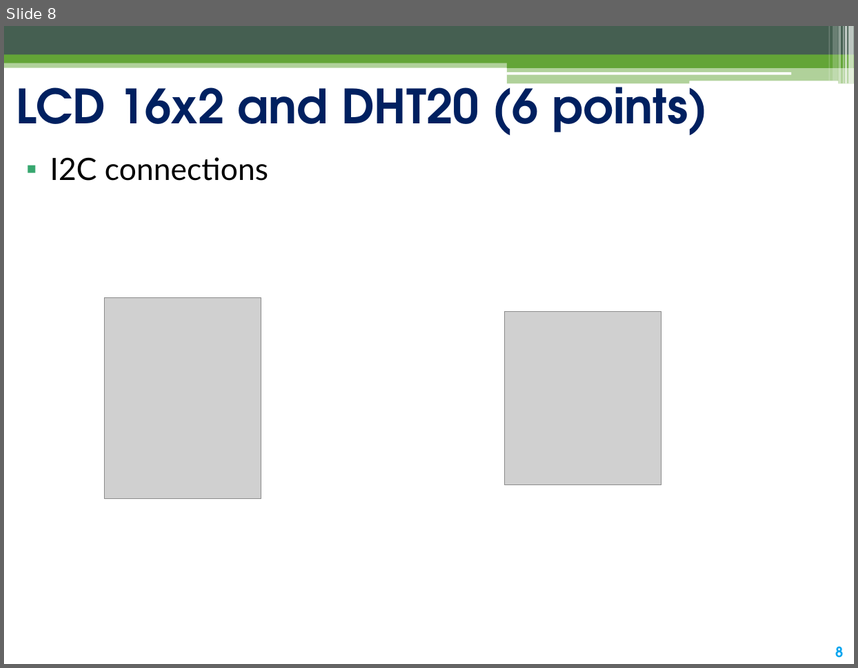
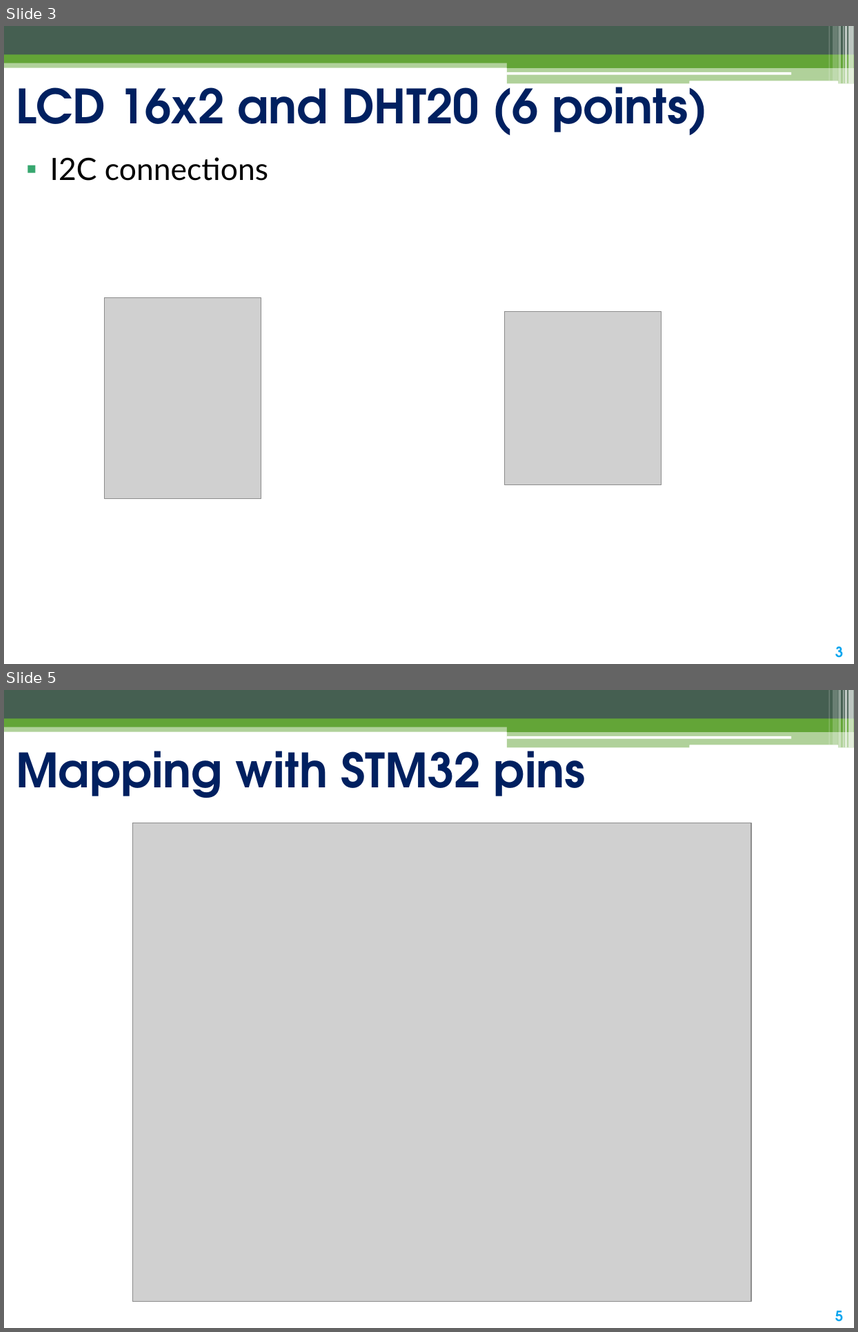
Before and after one commit to cmq2002/Expansion_shield_STMNucleo, a slide deck: LogicDesignProject.pptx. Shown one above the other, each under a label of ours: slide 8 before the commit, slides 3 and 5 after it; the slides between them are not shown. The pictures are 858x668 and 858x1332 pixels, drawn with LibreOffice and Linux fonts; fonts in the diff are those of the drawing; grey boxes stand for pictures. Boxes give left, top, right and bottom in pixels: in the first picture for what was removed or moved away, otherwise in the second. Text is boxed around its words. In the diff, an @@ line names an element or a change of style, - is before the commit and + after.

```diff
--- a/LogicDesignProject.pptx
+++ b/LogicDesignProject.pptx
@@ slide 5 added at <box>4,690,854,1328</box>, background #FFFFFF; not listed: 14 template elements that a slide beside it also shows @@
@@ title added at <box>16,739,586,798</box>, 40 pt, text #002060, bold @@
+Mapping with STM32 pins
@@ picture added at <box>133,822,752,1301</box> @@
@@ what was slide 8 is now slide 3 @@
@@ page number at <box>835,646,843,657</box>: text changed @@
-8
+3
```
Also in this commit, not shown: 1 slide changed, 3 other slides added, 5 slides removed, 7 other files.
